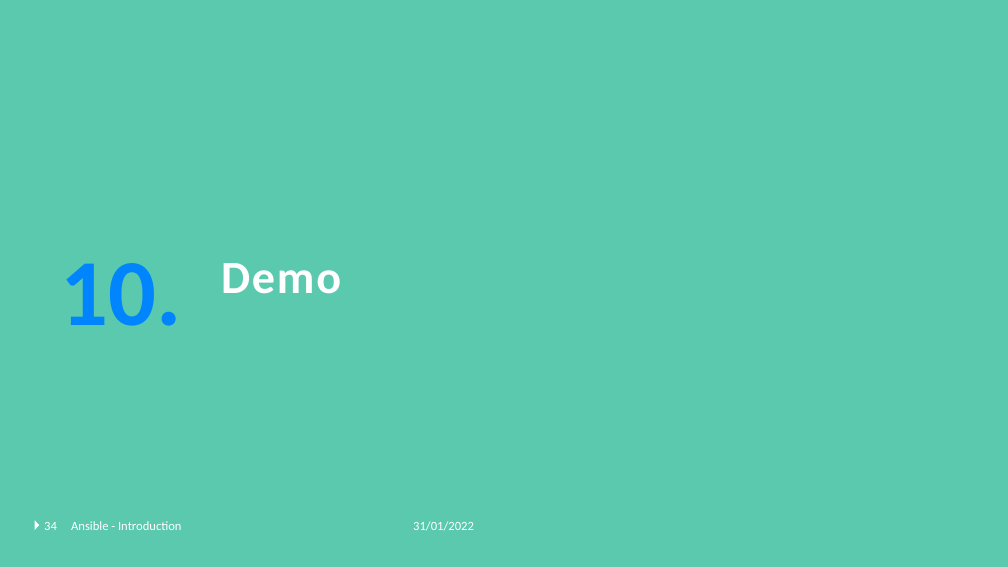
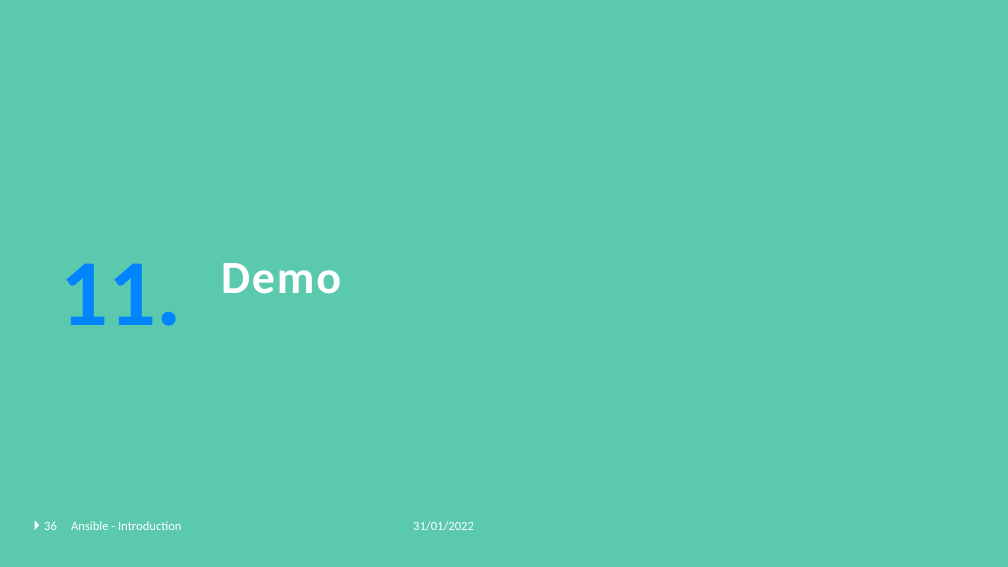
Before and after one commit to GerritVanMol/Ansible_Introduction-21_22, a slide deck: slide 36 of Documents/Ansible_BasicsAndHowToGetStarted.pptx (slide 34 before the commit). Drawn at 1008x567 pixels with LibreOffice and Linux fonts; fonts in the diff are those of the drawing; background and template pictures are left out. Boxes give left, top, right and bottom in pixels: in the first picture for what was removed or moved away, otherwise in the second. Text is boxed around its words. In the diff, an @@ line names an element or a change of style, - is before the commit and + after.

```diff
--- a/Documents/Ansible_BasicsAndHowToGetStarted.pptx
+++ b/Documents/Ansible_BasicsAndHowToGetStarted.pptx
@@ text at (60, 264, 181, 326): text changed @@
-10.
+11.
@@ page number at (44, 521, 57, 530): text changed @@
-34
+36
```
Also in this commit, not shown: 2 other slides changed, 2 slides added.
